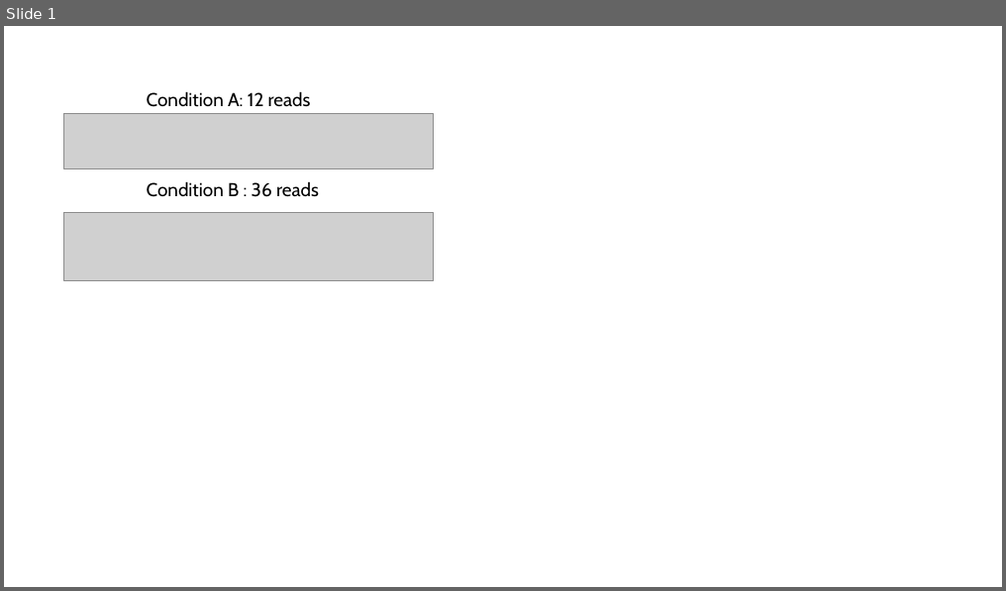
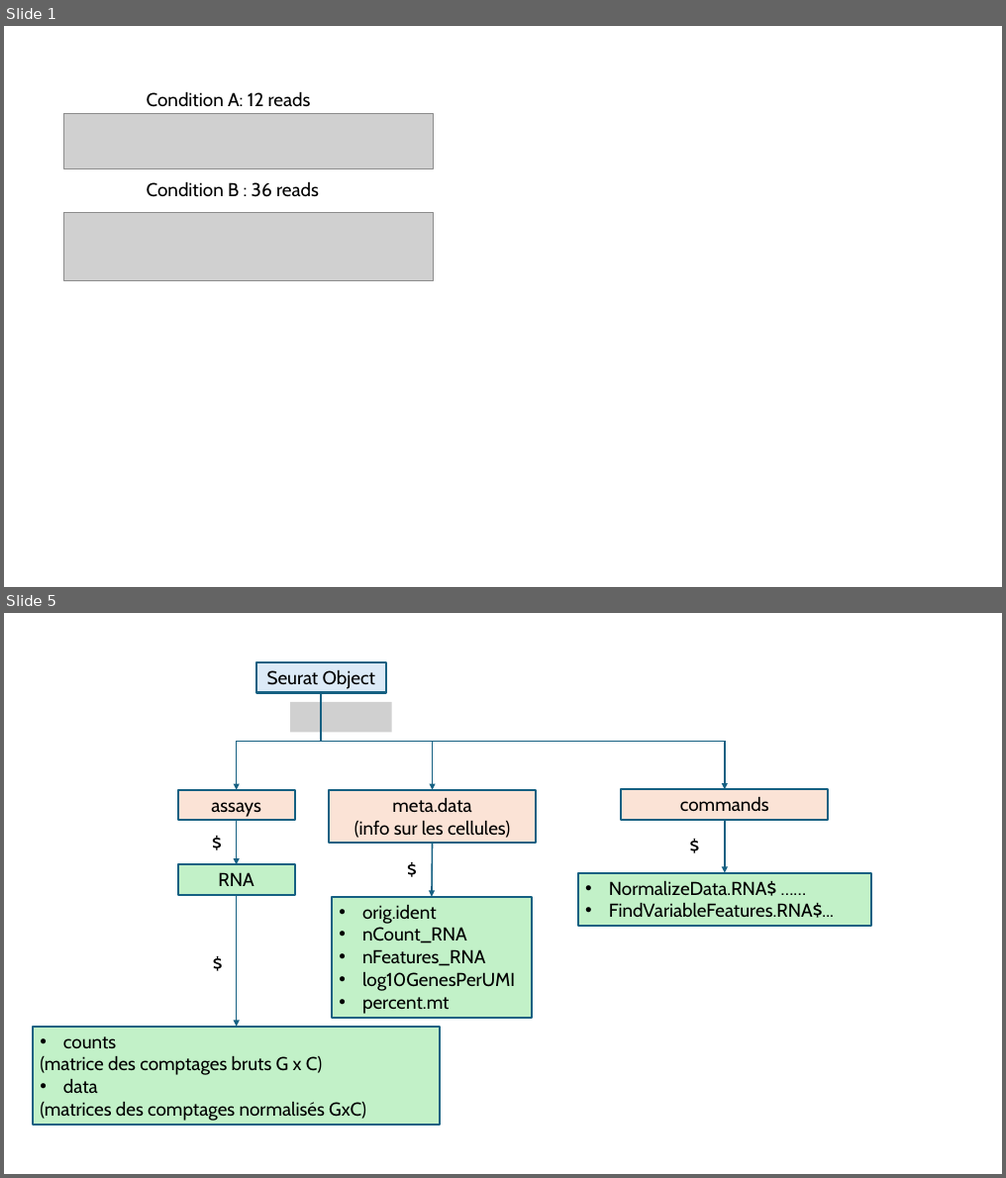
Before and after one commit to rochevin/FormationSeurat, a slide deck: Cours/images/Sources_schemes.pptx. Shown one above the other, each under a label of ours: slide 1 before the commit, slides 1 and 5 after it; the slides between them are not shown. The pictures are 1006x591 and 1006x1178 pixels, drawn with LibreOffice and Linux fonts; fonts in the diff are those of the drawing; grey boxes stand for pictures. Boxes give left, top, right and bottom in pixels: in the first picture for what was removed or moved away, otherwise in the second. Text is boxed around its words. In the diff, an @@ line names an element or a change of style, - is before the commit and + after.

```diff
--- a/Cours/images/Sources_schemes.pptx
+++ b/Cours/images/Sources_schemes.pptx
@@ slide 5 added at [4, 613, 1002, 1174], background #FFFFFF @@
@@ group added at [33, 663, 871, 1125]: 8 rectangles, 4 arrows, 4 texts, 3 elbow arrows, 1 picture @@
+Seurat Object
+assays
+meta.data
+(info sur les cellules)
+RNA
+$
+• counts
+(matrice des comptages bruts G x C)
+• data
+(matrices des comptages normalisés GxC)
+$
+• orig.ident
+• nCount_RNA
+• nFeatures_RNA
+• log10GenesPerUMI
+• percent.mt
+$
+commands
+• NormalizeData.RNA$ ……
+• FindVariableFeatures.RNA$...
+$
```
Also in this commit, not shown: 1 slide changed, 3 other slides added, 7 other files.
